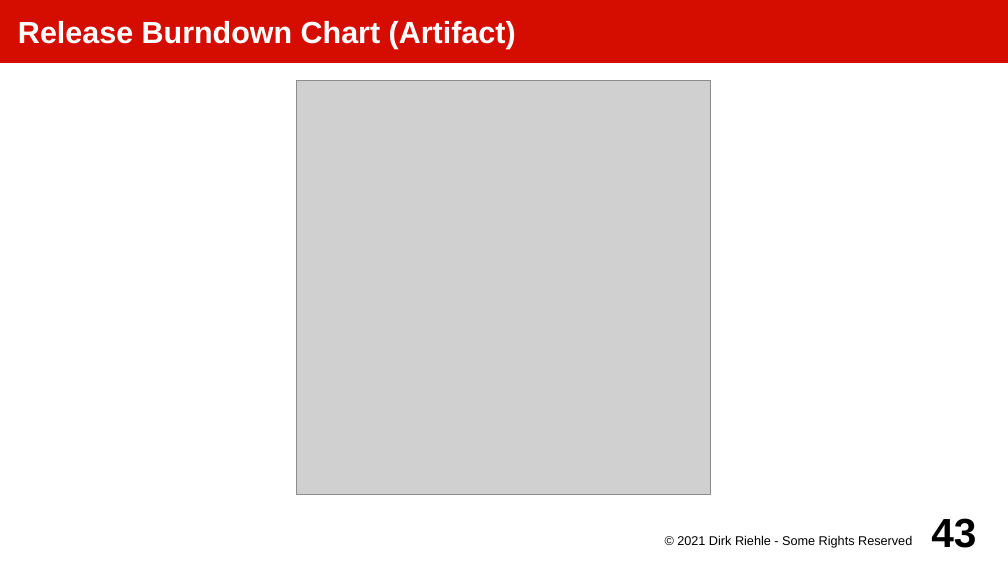
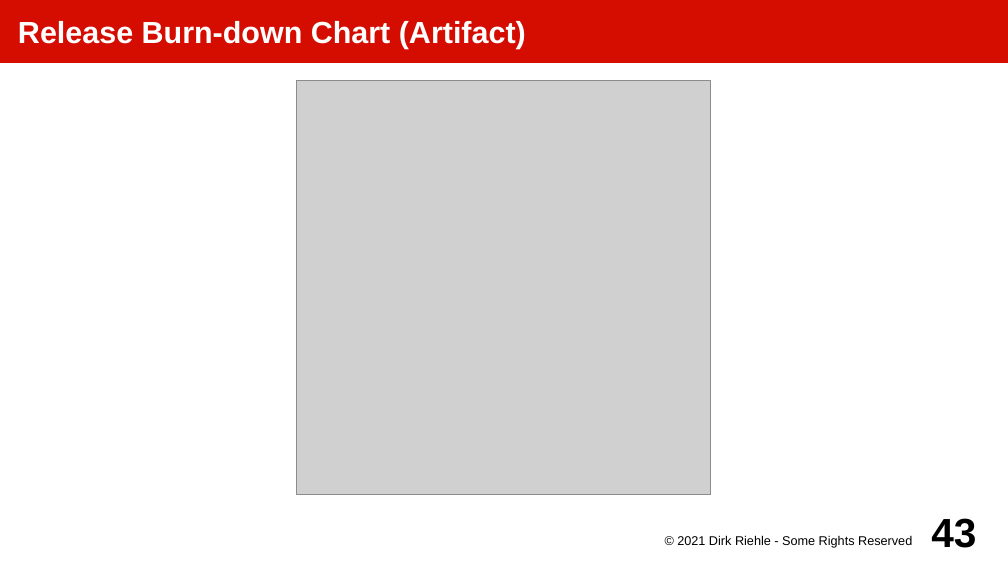
Before and after one commit to dirkriehle/amos-course, a slide deck: slide 43 of Lecture slides/AMOS D02 - Planning and Tracking.odp. Drawn at 1008x567 pixels with LibreOffice and Linux fonts; fonts in the diff are those of the drawing; grey boxes stand for pictures. Boxes give left, top, right and bottom in pixels: in the first picture for what was removed or moved away, otherwise in the second. Text is boxed around its words. In the diff, an @@ line names an element or a change of style, - is before the commit and + after.

Commit message:
Fixed burn-down chart spelling

```diff
--- a/Lecture slides/AMOS D02 - Planning and Tracking.odp
+++ b/Lecture slides/AMOS D02 - Planning and Tracking.odp
@@ title at [18, 21, 526, 49]: text changed @@
-Release Burndown Chart (Artifact)
+Release Burn-down Chart (Artifact)
```
Also in this commit, not shown: 5 other files.
